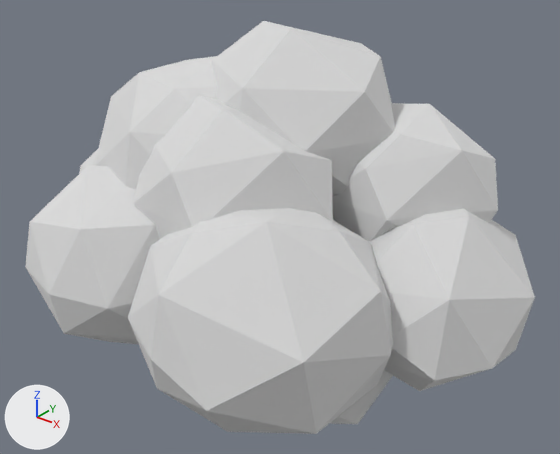
The glTF model public/models/cloud-fluffy.glb, before and after one commit.
One viewpoint serves both versions: a 50 mm lens placed at (5.2, -5.83, 4.56), pointed at (0.04, 0.63, 0.56). Arrows for +X, +Y and +Z are at lower left; the lights stay in place. Where no turn or scale is listed for an object, it has been applied to the vertices.

Names of what the first picture shows: 'cloud-fluffy'.
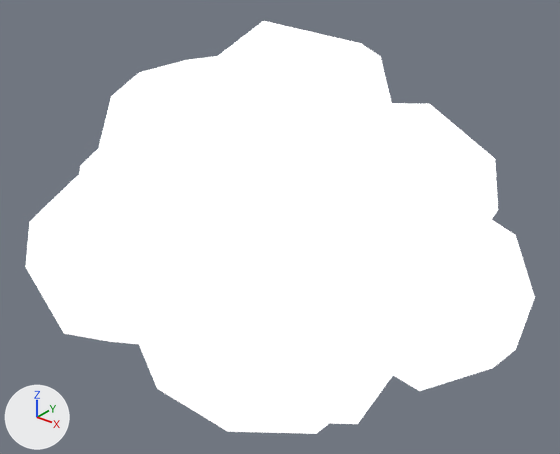
What differs and where, as boxes [x1, y1, x2, y2] in the pictures (560 x 454 px):
'cloud-fluffy', recoloured
    both: [25, 21, 535, 434]

The change, as a list of edits to the scene's bpy script:
```text
Add img_base:
    img_base = load_image('base', '_unpacked/base', 1024, 1024, 'sRGB')
Add mat_lowpoly_colors_001:
    mat_lowpoly_colors_001 = bpy.data.materials.new('LOWPOLY-COLORS.001')
    # uses the picture img_base
Change me_cloud_fluffy:
    where me_cloud_fluffy.from_pydata(...)  # 326 vertices, 600 faces; spans x -3.2..3.02, y -1.92..3.05, z -1.66..2.91
    remove me_cloud_fluffy.materials.append(mat_lowpoly_colors)  # white #e7e7e7
    add me_cloud_fluffy.materials.append(mat_lowpoly_colors_001)
```
